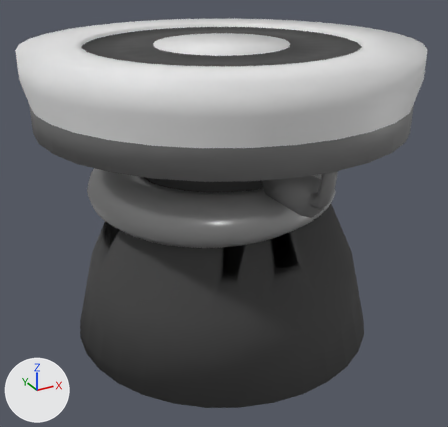
Before and after pictures for a commit that changed the glTF model data/models/Chemical.glb.
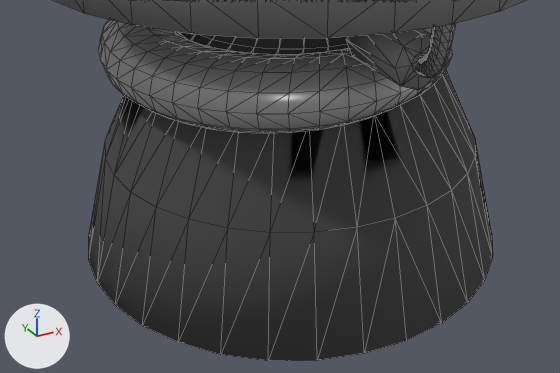
There are two pictures of each version: one whole from a 50 mm camera at (-0.836, -1.533, 1.123) aimed at (-0.009, -0.029, 0.371), one close up on the part from 4% to 92% of the width and 36% to 98% of the height. Lighting does not change. The marker at lower left points along +X, +Y and +Z. The first two pictures are the older version. The close-ups show mesh edges as thin lines. Vertices at exactly the same position are counted once.
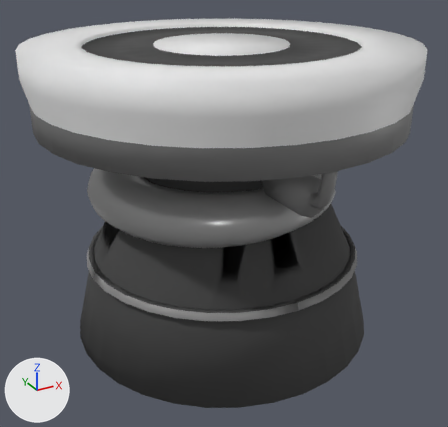
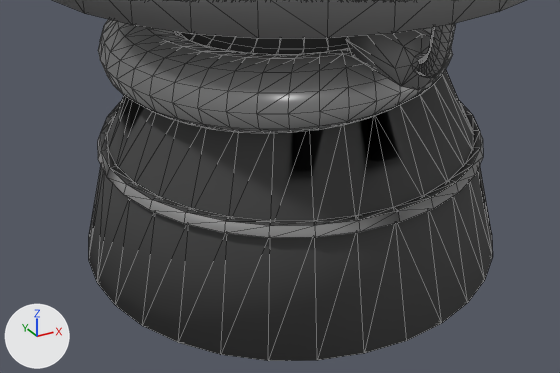
What changed in the scene script:
```text
Change me_cylinder_002:
    used by ob_cylinder_001; location = (0.0, 0.0, 0.0)
    remove me_cylinder_002.from_pydata(...)  # 1472 vertices, 2946 faces; spans x -0.539..0.539, y -0.539..0.539, z 0.003..0.873
    add me_cylinder_002.from_pydata(...)  # 1568 vertices, 3138 faces; spans x -0.539..0.539, y -0.539..0.539, z 0.003..0.873
    me_cylinder_002 part 1
    96 vertices are added at x -0.418..0.418, y -0.418..0.418, z 0.243..0.263
    64 new faces join them, mat_material_001 (grey #818181)
    128 new faces join them, mat_material_003 (dark grey #454545)
```

Location of each change, [x1, y1, x2, y2] in pixels of the close-ups (560 x 373 px):
part 1 of me_cylinder_002, added: after [98, 100, 483, 238]
